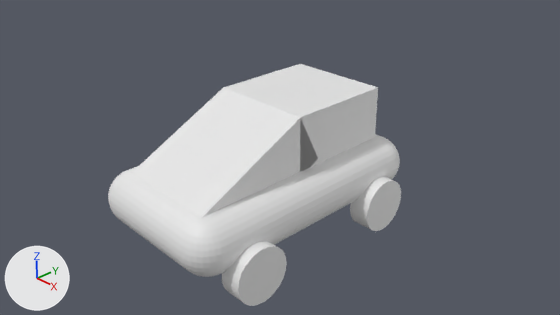
An edit to the Blender file Assets/kart.blend, drawn before and after from the same camera.
Both versions are drawn from the file's camera 'Camera'. Every picture has the same lights, and +X, +Y and +Z are marked at lower left.

Script lines for the objects in view, before the commit:
```python
me_cube_001 = bpy.data.meshes.new('Cube.001')
me_cube_001.from_pydata(...)  # a box spanning x -1.0..1.0, y -1.0..1.0, z -1.0..1.0
me_cube_002 = bpy.data.meshes.new('Cube.002')
me_cube_002.from_pydata(...)  # a box spanning x -1.0..1.0, y -1.0..1.0, z -1.0..1.0
me_cylinder = bpy.data.meshes.new('Cylinder')
me_cylinder.from_pydata(...)  # a 32-sided cylinder along z spanning x -1.0..1.0, y -1.0..1.0, z -1.0..1.0
me_cylinder_006 = bpy.data.meshes.new('Cylinder.006')
me_cylinder_006.from_pydata(...)  # a 32-sided cylinder along z spanning x -1.0..1.0, y -1.0..1.0, z -1.0..1.0
ob_cube_001 = bpy.data.objects.new('Cube.001', me_cube_001)
ob_cube_001.location = (0.0, 1.0, 1.0)
ob_cube_001.scale = (1.0, 1.0, 0.5)
ob_cube_002 = bpy.data.objects.new('Cube.002', me_cube_002)
ob_cube_002.location = (0.0, -0.81, 0.55)
ob_cube_002.rotation_euler = (0.454, 0.0, 0.0)  # degrees (26, 0, 0)
ob_cube_002.scale = (1.0, 1.15, 0.5)
ob_cylinder = bpy.data.objects.new('Cylinder', me_cylinder)
ob_cylinder.location = (1.0, 0.0, 0.0)
ob_cylinder.rotation_euler = (1.571, 0.0, 0.0)  # degrees (90, 0, 0)
ob_cylinder.scale = (0.5, 0.5, 2.0)
ob_cylinder_006 = bpy.data.objects.new('Cylinder.006', me_cylinder_006)
ob_cylinder_006.location = (1.5, 1.5, -0.5)
ob_cylinder_006.rotation_euler = (0.0, 1.571, 0.0)  # degrees (0, 90, 0)
ob_cylinder_006.scale = (0.5, 0.5, 0.2)
# also in view: 'Cylinder.007' at (1.5, -1.5, -0.5); 'Cylinder.003' at (0.0, -2.0, 0.0); 'Sphere.002' at (1.0, -2.0, 0.0)
```
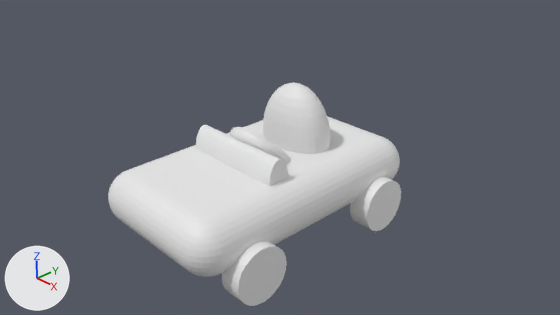
The newer file is also rescaled (x0.501), turned or shifted as a whole; pictures and numbers use the older file's frame.

Location of each change, (x1, y1, x2, y2) in pixels of the pictures (560 x 315 px):
```json
{"object": "Cube.002", "change": "deleted", "before": [132, 88, 318, 218]}
{"object": "Cube.001", "change": "hidden", "before": [223, 64, 378, 171]}
{"object": "Sphere.004", "change": "added", "after": [263, 82, 331, 154]}
{"object": "Cylinder.008", "change": "added", "after": [196, 125, 289, 186]}
{"object": "Torus", "change": "added", "after": [230, 127, 291, 164]}
{"object": "Cube", "change": "unchanged, uncovered by the edit", "after": [135, 120, 375, 216]}
```

The change, as JSON lines over the scene's bpy script:
```json
{"op": "add", "block": "me_torus", "code": ["me_torus = bpy.data.meshes.new('Torus')", "me_torus.from_pydata(...)  # a torus around z (ring radius 1.0, tube radius 0.25) spanning x -1.25..1.25, y -1.25..1.25, z -0.25..0.25"]}
{"op": "add", "block": "me_sphere_005", "code": ["me_sphere_005 = bpy.data.meshes.new('Sphere.005')", "me_sphere_005.from_pydata(...)  # a UV sphere (32 segments, 16 rings, poles along z) spanning x -1.0..1.0, y -1.0..1.0, z -1.0..1.0"]}
{"op": "remove", "block": "ob_cube_002", "code": ["ob_cube_002 = bpy.data.objects.new('Cube.002', me_cube_002)", "ob_cube_002.location = (0.0, -0.81, 0.55)", "ob_cube_002.rotation_euler = (0.454, 0.0, 0.0)  # degrees (26, 0, 0)", "ob_cube_002.scale = (1.0, 1.15, 0.5)"]}
{"op": "set", "path": "ob_cube_001.location", "old": "(0.0, 1.0, 1.0)", "new": "(0.0, 1.69, 0.89)"}
{"op": "set", "path": "ob_cube_001.scale", "old": "(1.0, 1.0, 0.5)", "new": "(1.0, 0.3, 0.5)"}
{"op": "add", "block": "ob_cube_001", "code": "ob_cube_001.hide_render = True"}
{"op": "add", "block": "ob_cylinder_008", "code": ["ob_cylinder_008 = bpy.data.objects.new('Cylinder.008', me_cylinder.copy())  # the mesh of ob_cylinder", "ob_cylinder_008.location = (0.0, -0.49, 0.4)", "ob_cylinder_008.rotation_euler = (0.0, 1.571, 0.0)  # degrees (0, 90, 0)", "ob_cylinder_008.scale = (0.5, 0.225, 1.0)"]}
{"op": "add", "block": "ob_torus", "code": ["ob_torus = bpy.data.objects.new('Torus', me_torus)", "ob_torus.location = (0.0, 0.0, 0.6)", "ob_torus.rotation_euler = (-0.785, 0.0, 0.0)  # degrees (-45, 0, 0)", "ob_torus.scale = (0.5, 0.5, 0.5)"]}
{"op": "add", "block": "ob_sphere_004", "code": ["ob_sphere_004 = bpy.data.objects.new('Sphere.004', me_sphere_005)", "ob_sphere_004.location = (0.0, 0.89, 0.6)", "ob_sphere_004.scale = (0.75, 0.5, 1.0)"]}
```
